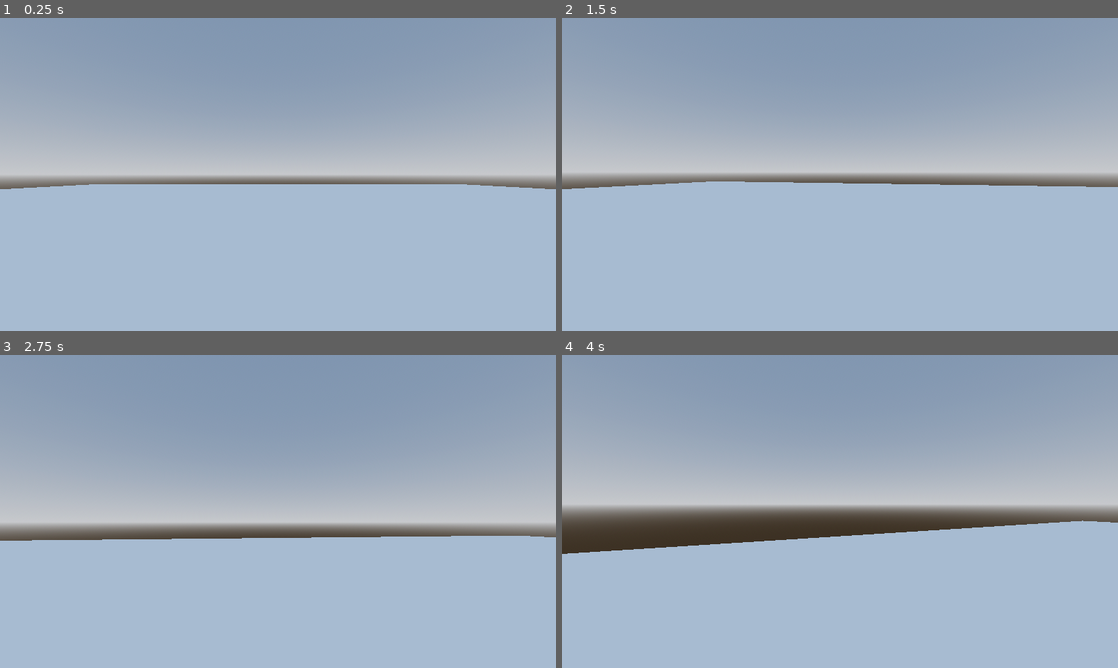
Above: before the commit, frames 1-4 (two rows, left to right).
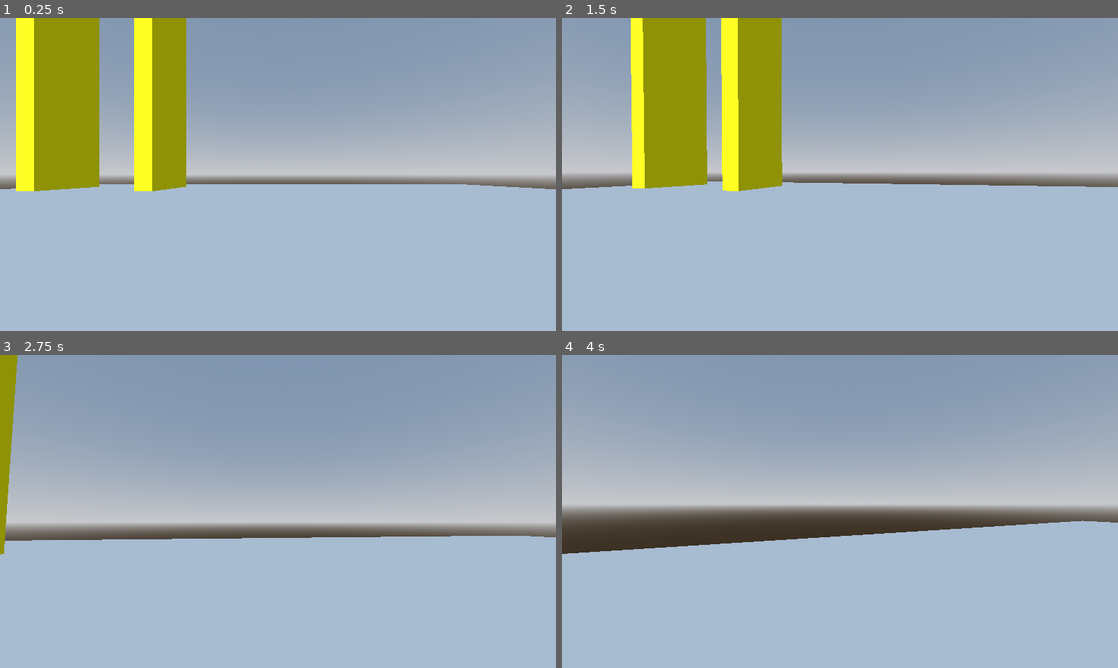
Above: after the commit, the same moments.

Repository: Cody-Mills/Biopunk
Game: Godot game, scene res://scenes/levels/test_level.tscn
Two runs of this game, one before a commit and one after it. Both use one fixed random seed, a clock stepped at 60 frames per second and the inputs below.
Inputs (mouse positions are in pixels of both pictures, inside the frame that each line leads up to):
- Up to frame 1 (0.25 s): no input
- Up to frame 2 (1.5 s): tap Enter (ui_accept) at 0.5, 0.77 s; move the mouse to (867, 174) at 0.52 s; hold Up (ui_up) from 0.53 s (still down); move the mouse to (812, 174) at 1.27 s
- Up to frame 3 (2.75 s): keep holding Up (ui_up); tap Enter (ui_accept) at 1.52 s; move the mouse to (289, 505) at 2.02 s
- Up to frame 4 (4 s): keep holding Up (ui_up); move the mouse to (834, 517) at 2.77 s; tap Enter (ui_accept) at 3.02, 3.77 s; move the mouse to (878, 514) at 3.52 s

The runs differ from the first frame. In frame 1, 13% of the frame differs, in the area x 2-34%, y 0-56%; in frame 2, 13%; in frame 3, 1.2%; in frame 4, nothing differs.

Commit message:
Wall Jumping WIP v0.1

Diff:
--- a/scenes/levels/test_level.tscn
+++ b/scenes/levels/test_level.tscn
@@ -1,6 +1,7 @@
-[gd_scene load_steps=12 format=3 uid="uid://dh7a01ifnaspv"]
+[gd_scene load_steps=13 format=3 uid="uid://dh7a01ifnaspv"]
 
 [ext_resource type="PackedScene" uid="uid://c0e88pq05v2d2" path="res://scenes/player/player.tscn" id="1_if18i"]
+[ext_resource type="PackedScene" uid="uid://cit77svjibq2o" path="res://scenes/objects/tall_wall.tscn" id="2_aiu3g"]
 
 [sub_resource type="ProceduralSkyMaterial" id="ProceduralSkyMaterial_1ayuy"]
 sky_horizon_color = Color(0.64625, 0.65575, 0.67075, 1)
@@ -68,3 +69,9 @@
 use_collision = true
 mesh = SubResource("BoxMesh_hu8jl")
 material = SubResource("StandardMaterial3D_5i6l7")
+
+[node name="Tall Wall" parent="." instance=ExtResource("2_aiu3g")]
+transform = Transform3D(1, 0, 0, 0, 13.2448, 0, 0, 0, 4.10023, -13.8676, 6.70229, -13.2254)
+
+[node name="Tall Wall2" parent="." instance=ExtResource("2_aiu3g")]
+transform = Transform3D(1, 0, 0, 0, 13.2448, 0, 0, 0, 4.10023, -7.38512, 6.70229, -13.2254)
--- /dev/null
+++ b/scenes/objects/tall_wall.tscn
@@ -0,0 +1,12 @@
+[gd_scene load_steps=3 format=3 uid="uid://cit77svjibq2o"]
+
+[sub_resource type="BoxMesh" id="BoxMesh_l3o0y"]
+
+[sub_resource type="StandardMaterial3D" id="StandardMaterial3D_olsqo"]
+albedo_color = Color(1, 1, 0, 1)
+
+[node name="Tall Wall" type="CSGMesh3D"]
+transform = Transform3D(1, 0, 0, 0, 5.86507, 0, 0, 0, 4.10023, 0, 0, 0)
+use_collision = true
+mesh = SubResource("BoxMesh_l3o0y")
+material = SubResource("StandardMaterial3D_olsqo")
--- a/scenes/player/player.gd
+++ b/scenes/player/player.gd
@@ -23,12 +23,10 @@
 const BOB_AMP = 0.08
 var t_bob = 0.0
 
-#Player Stats
-const MELEE_KNOCKBACK = 1000
 
 #Wanted features
 #-wall jumping(different basis than normal jumping cuz instead of jumping up i wanna kick off of
-# a wall and be send the other direction
+# a wall and be send the other direction (need a wall made for jumping off of)
 #-Sliding
 #-Bunny Hopping
 
@@ -68,7 +66,6 @@
 	else:
 		speed = WALK_SPEED
 
-
 	#Movement Inputs
 	var input_dir := Input.get_vector("ui_left", "ui_right", "ui_up", "ui_down")
 	var direction := (head.transform.basis * Vector3(input_dir.x, 0, input_dir.y)).normalized()
